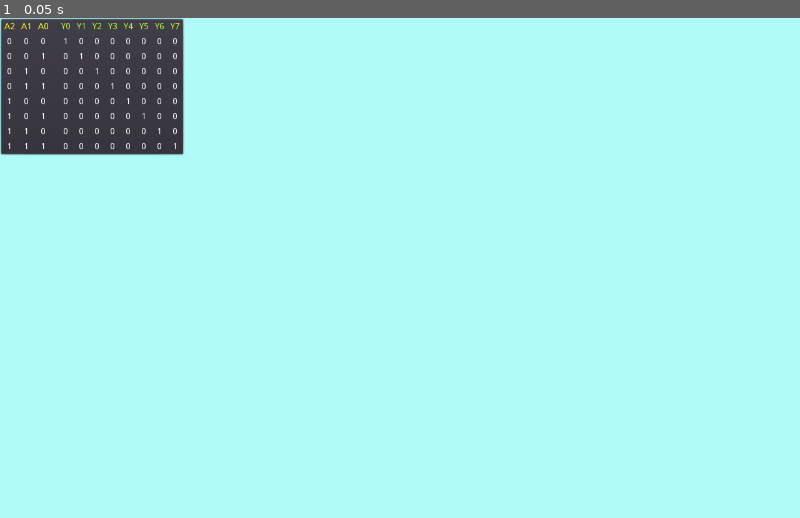
Above: before the commit, frame 1.
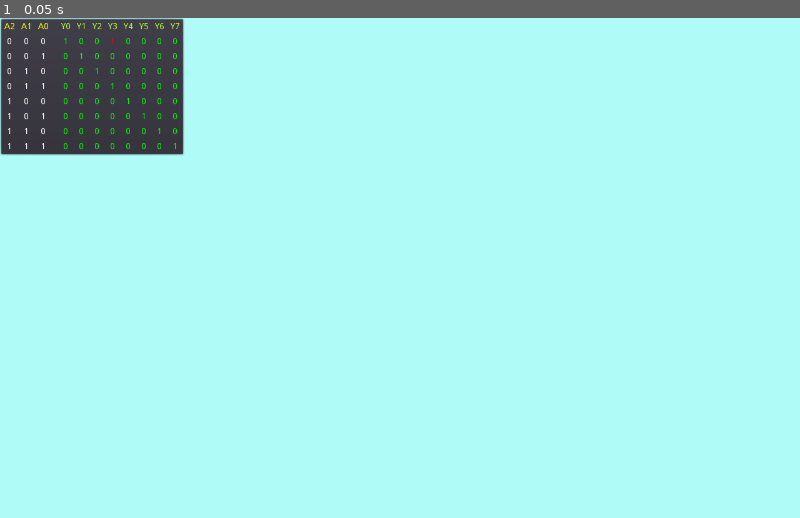
Above: after the commit, the same moment.

Repository: andrew-wilkes/digital-logic
Game: Godot game, scene res://TruthTable.tscn
Two runs of this game, one before a commit and one after it. Both use one fixed random seed, a clock stepped at 60 frames per second and the inputs below. This scene is started directly instead of the project's main scene.
Inputs:
- Up to frame 1 (0.05 s): no input

The runs differ from the first frame. In frame 1, 0.3% of the frame differs, in the area x 8-23%, y 4-27%.

Commit message:
Add truth checking function

Diff:
--- a/game/TruthTable.gd
+++ b/game/TruthTable.gd
@@ -4,11 +4,13 @@
 var g2
 var ni
 var no
+var values
 
 func _ready():
 	g1 = find_node("Grid")
 	g2 = find_node("Grid2")
 	var data = {
+		title = "Three-to-eight Decoder",
 		inputs = ["A2","A1","A0"],
 		outputs = ["Y0","Y1","Y2","Y3","Y4","Y5","Y6","Y7"],
 		values = [
@@ -22,7 +24,43 @@
 			[1,1,1,0,0,0,0,0,0,0,1]
 		]
 	}
+	values = data.values
 	populate(data)
+	var ok = check_truth([
+			[0,0,0,1,0,0,1,0,0,0,0],
+			[0,0,1,0,1,0,0,0,0,0,0],
+			[0,1,0,0,0,1,0,0,0,0,0],
+			[0,1,1,0,0,0,1,0,0,0,0],
+			[1,0,0,0,0,0,0,1,0,0,0],
+			[1,0,1,0,0,0,0,0,1,0,0],
+			[1,1,0,0,0,0,0,0,0,1,0],
+			[1,1,1,0,0,0,0,0,0,0,1]
+		])
+	print(ok)
+
+
+func check_truth(data):
+	var ok = true
+	var n = 0
+	for row in data:
+		for i in no:
+			var v1 = values[n][i + ni]
+			var v2 = row[i + ni]
+			if v1 is String:
+				set_output(n, i, v2)
+			elif v1 != v2:
+				set_output(n, i, v2, Color.red)
+				ok = false
+			else:
+				set_output(n, i, v2, Color.green)
+		n += 1
+	return ok
+
+
+func set_output(row, col, txt, color = Color.white):
+	var l = g2.get_child(row * no + col + no)
+	l.text = String(txt)
+	l.modulate = color
 
 
 func populate(data):
